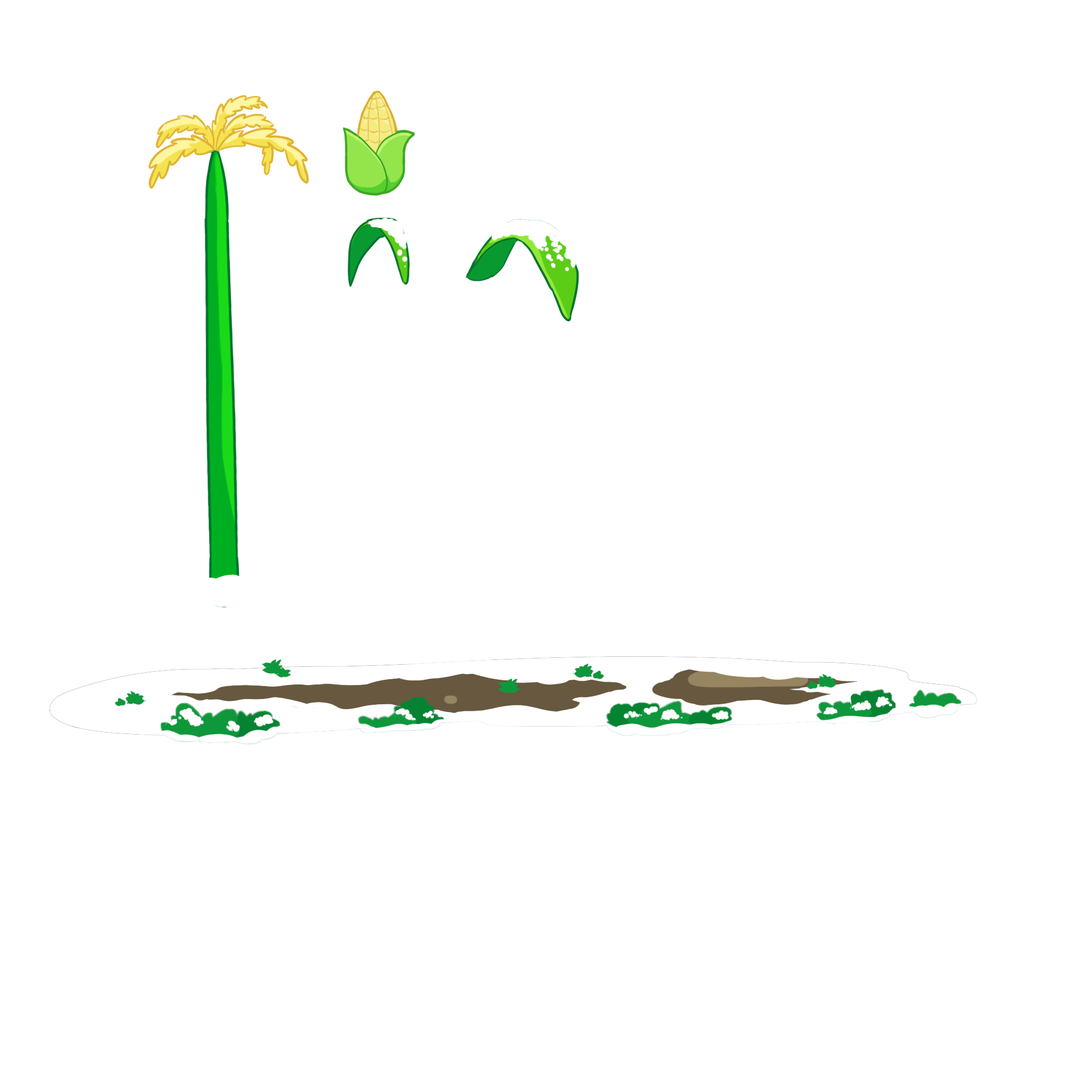
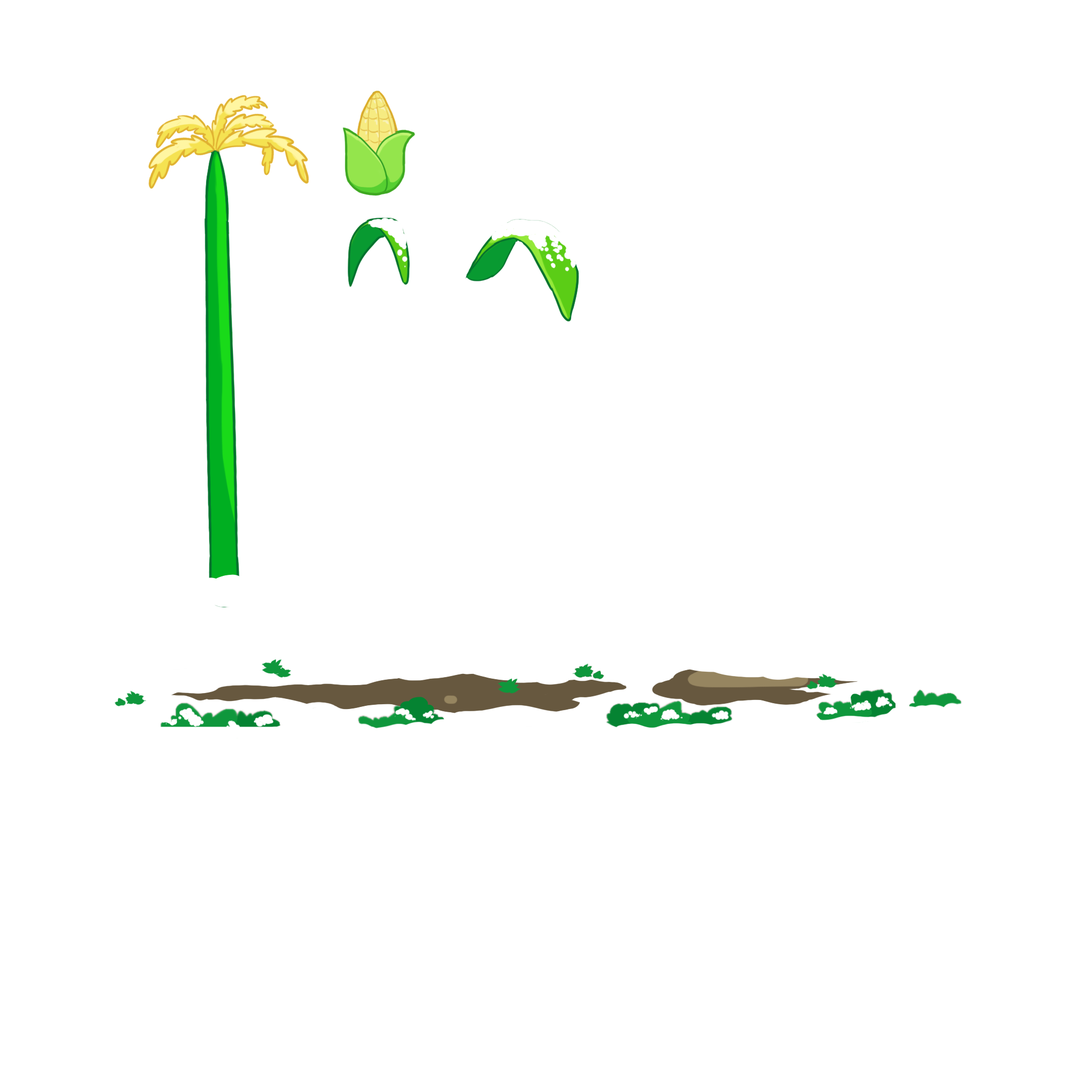
The second 1091 x 1091 image is a revision of the first. Changes to its layers:
painted on "Layer 29" over [left=49, top=656, right=978, bottom=745]
